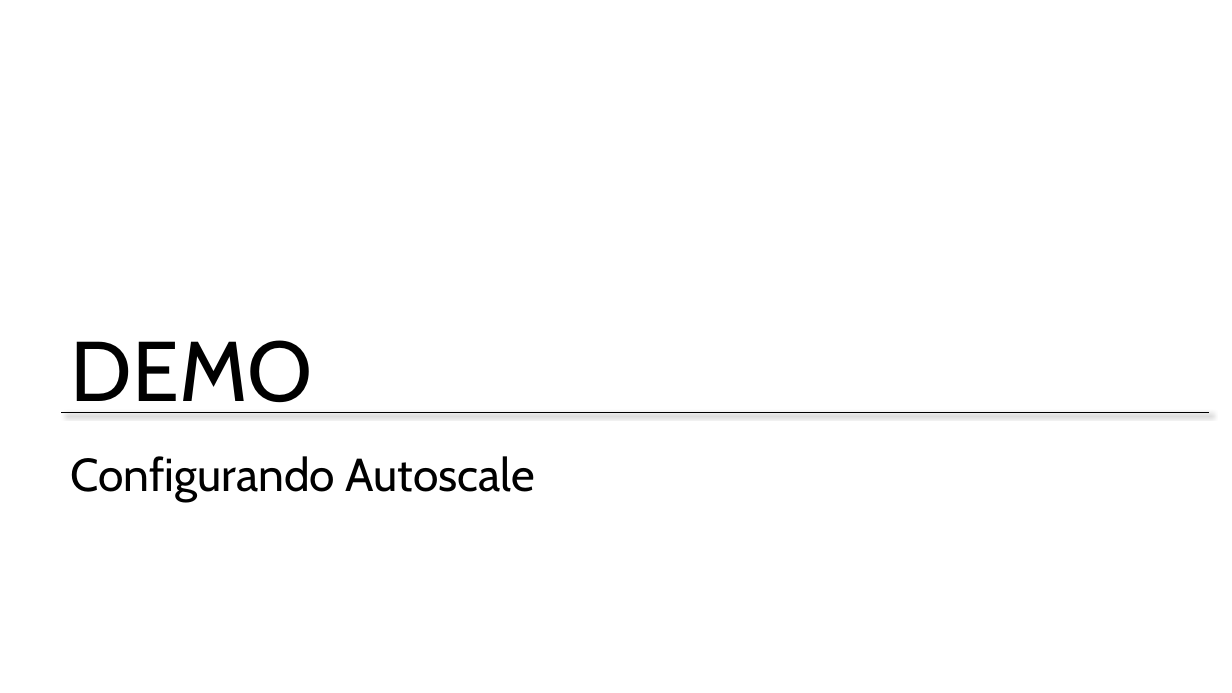
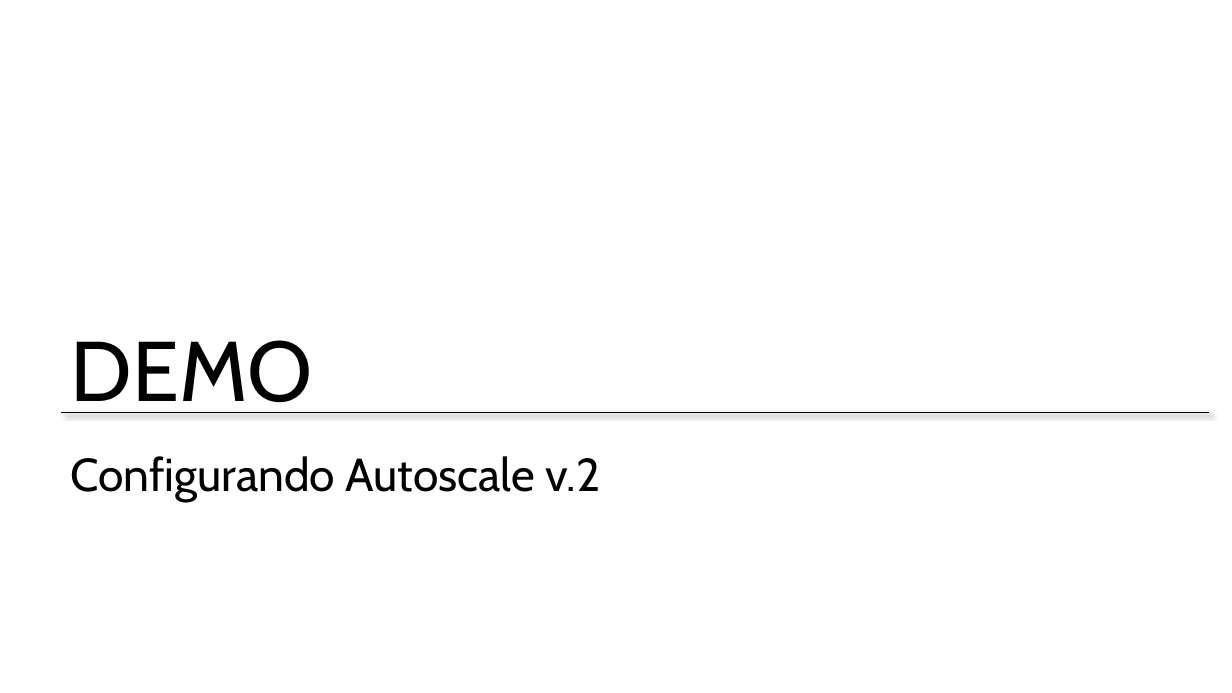
Before and after one commit to Evilazaro/MCSDAzureTraining, a slide deck: slide 59 of Implement and Design Websites/Implement and Design WebSites.pptx. Drawn at 1232x693 pixels with LibreOffice and Linux fonts; fonts in the diff are those of the drawing. Boxes give left, top, right and bottom in pixels: in the first picture for what was removed or moved away, otherwise in the second. Text is boxed around its words. In the diff, an @@ line names an element or a change of style, - is before the commit and + after.

```diff
--- a/Implement and Design Websites/Implement and Design WebSites.pptx
+++ b/Implement and Design Websites/Implement and Design WebSites.pptx
@@ title at [71,456,601,502]: text changed @@
-Configurando Autoscale
+Configurando Autoscale v.2
```
Also in this commit, not shown: 1 other file.
